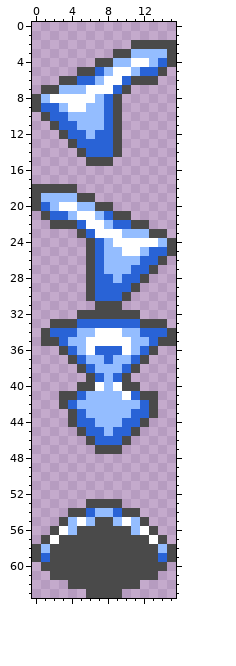
Two versions of one pixel-art sprite, data/sprites/entities/mask_helmasaur.png. That is the earlier state.
The file is 16x64 pixels. Colours within 5 levels of each other are drawn and written as one.
New version:
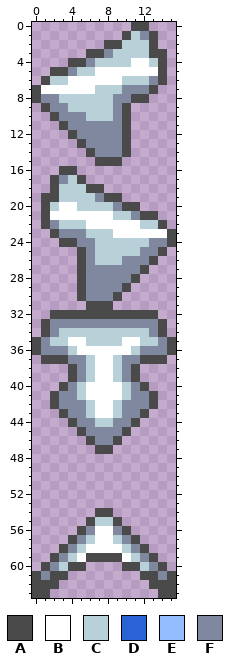
Palette (. is transparent): A #4a4a4a  B #ffffff  C #b8d0d8  D #2963d6  E #94bdff  F #8088a0
Change:
@@ x 0..15 @@
- 0 ................
- 1 ................
- 2 ...........AAAAA
- 3 .........AAEEEEA
- 4 .......AAEEBBEDA
- 5 .....AADEBBEDDA.
- 6 ...AADDEBBDAAA..
- 7 .AAEEEBBBDA.....
- 8 AEBBBBBEDA......
- 9 ADDEBBEEDA......
-10 .ADDEEEEDA......
-11 ..ADDEEEDA......
-12 ...ADDEDDA......
-13 ....ADDDDA......
-14 .....ADDDA......
-15 ......AAA.......
-16 ................
-17 ................
-18 AAAAA...........
-19 AEEEEAA.........
-20 ADEBBEEAA.......
-21 .ADDEBBEDAA.....
-22 ..AAADBBEDDAA...
-23 .....ADBBBEEEAA.
-24 ......ADEBBBBBEA
-25 ......ADEEBBEDDA
-26 ......ADEEEEDDA.
-27 ......ADEEEDDA..
-28 ......ADDEDDA...
-29 ......ADDDDA....
-30 ......ADDDA.....
-31 .......AAA......
-32 .....AAAAAAA....
-33 ..AAADDDDDDDAAA.
-34 .ADDDEEBBBEEDDDA
-35 .AADEEBBBBBEEDAA
-36 ...ADEBDDDBEDA..
-37 ....ADEEDEEDA...
-38 .....ADEEEDA....
-39 ......ADEDA.....
-40 .....AABEBAA....
-41 ...AADEEEEBDAA..
-42 ...ADEEEEEEEDA..
-43 ....ADEEEEEDDA..
-44 ....ADDEEEDDA...
-45 .....ADDEDDA....
-46 ......ADDDA.....
-47 .......AAA......
+ 0 ...........AA...
+ 1 ..........ACFA..
+ 2 ........AACCCA..
+ 3 ......AAFCCCCAA.
+ 4 ....AAFCCCCBBCA.
+ 5 ..AAFCCBBBBBBBA.
+ 6 .ACCBBBBBBCCCFA.
+ 7 ABBBBBBCCCFFFA..
+ 8 AFFCCCCCCFFAA...
+ 9 .AFFCCCCCFA.....
+10 ..AFFFCCCFA.....
+11 ...AFFFFFFA.....
+12 ....AFFFFFA.....
+13 .....AFFFFA.....
+14 ......AFFFA.....
+15 .......AAA......
+16 ...AA...........
+17 ..AFCA..........
+18 ..ACCCAA........
+19 .AACCCCFAA......
+20 .ACBBCCCCFAA....
+21 .ABBBBBBBCCFAA..
+22 .AFCCCBBBBBBCCA.
+23 ..AFFFCCCBBBBBBA
+24 ...AAFFCCCCCCFFA
+25 .....AFCCCCCFFA.
+26 .....AFCCCFFFA..
+27 .....AFFFFFFA...
+28 .....AFFFFFA....
+29 .....AFFFFA.....
+30 .....AFFFA......
+31 ......AAA.......
+32 ..AAAAAAAAAAAA..
+33 .AFFFFFFFFFFFFA.
+34 .AFCCCCCCCCCCFA.
+35 AFCCBBCCCCBBCCFA
+36 AFFFCBBBBBBCFFFA
+37 .AAAFFCBBCFFAAA.
+38 ....AFCBBCFA....
+39 ....AFCBBCFA....
+40 ...AFCBBBBCFA...
+41 ..AFFCBBBBCFFA..
+42 ..AFFFCBBCFFFA..
+43 ...AFFCBBCFFA...
+44 ....AFFCCFFA....
+45 .....AFFFFA.....
+46 ......AFFA......
+47 .......AA.......
 48 ................
@@ x 0..15 @@
 52 ................
-53 ......AAAA......
-54 ....AADEEDAA....
-55 ...AEBEAAEBEA...
-56 ..ABEAAAAAAEBA..
-57 .ABAAAAAAAAAABA.
-58 AEAAAAAAAAAAAAEA
-59 ADAAAAAAAAAAAADA
-60 .AAAAAAAAAAAAAA.
-61 ..AAAAAAAAAAAA..
-62 ....AAAAAAAA....
-63 ......AAAA......
+53 ................
+54 .......AA.......
+55 ......ACCA......
+56 .....AFBBFA.....
+57 ....AFCBBCFA....
+58 ...AFCBBBBCFA...
+59 ..AFCBAAAABCFA..
+60 .AFCAA....AACFA.
+61 AFAA........AAFA
+62 AAA..........AAA
+63 AA............AA
Where, in picture pixels (left, top, right, bottom), the same in both pictures:
changed: (32, 22, 176, 454)
changed: (32, 499, 176, 598)
